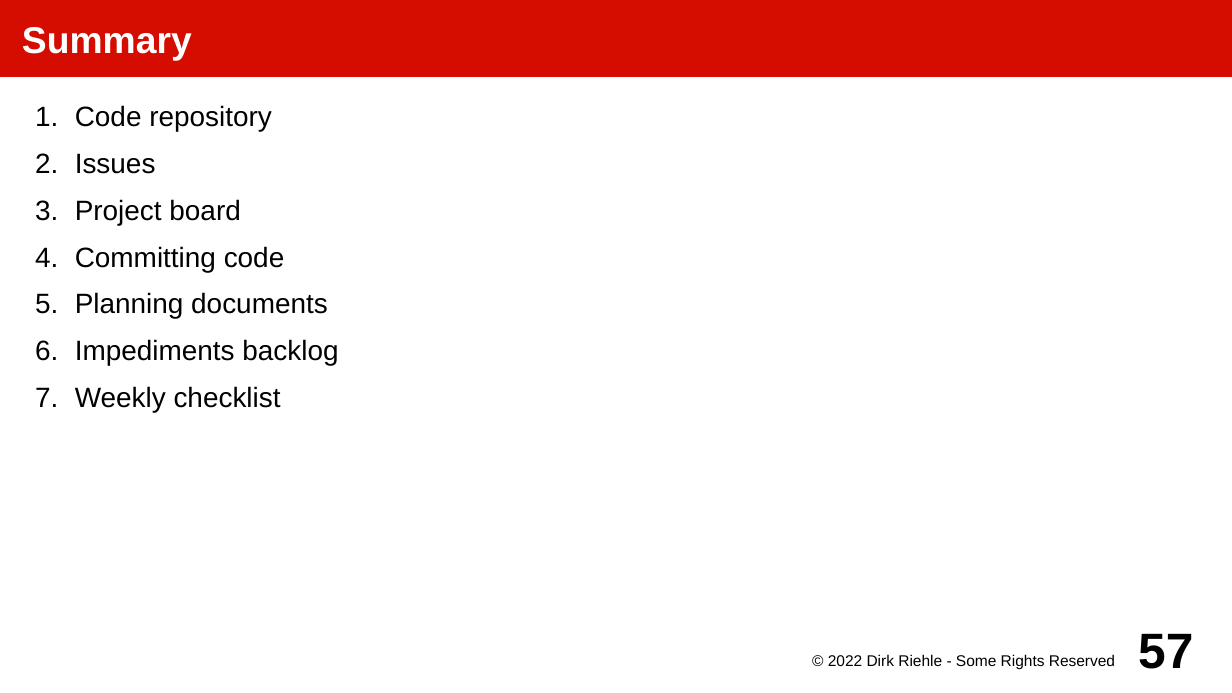
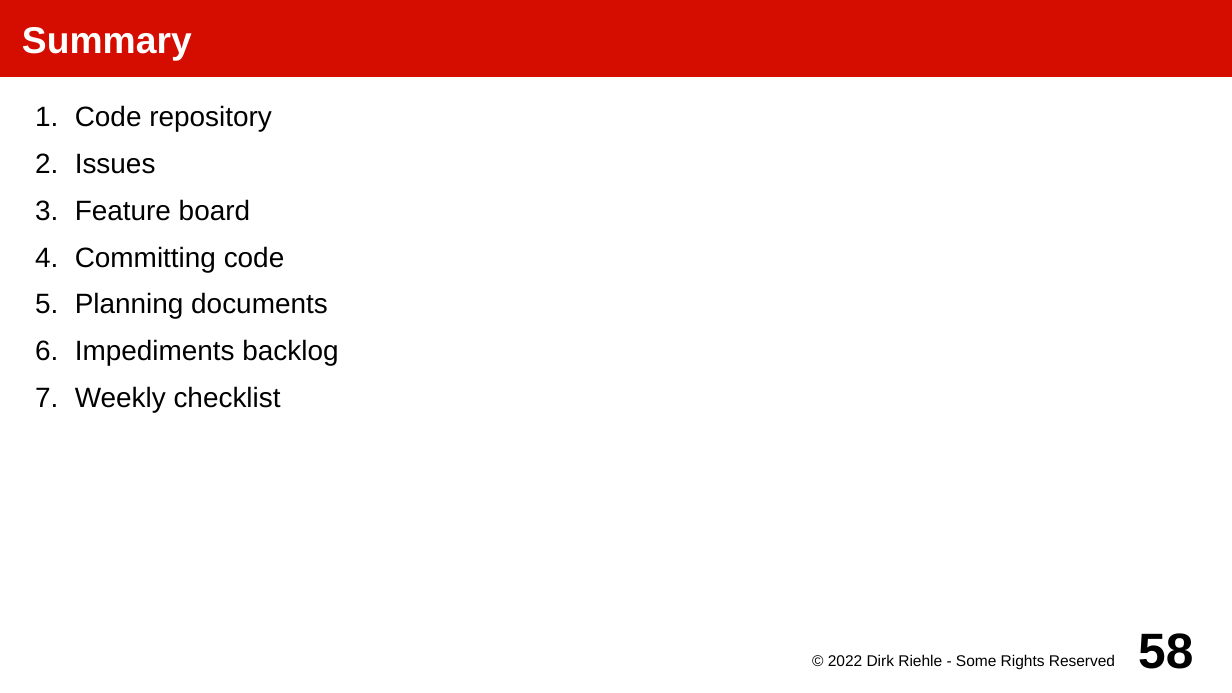
Before and after one commit to dirkriehle/amos-course, a slide deck: slide 58 of Lecture slides/AMOS A02 - Project Setup.odp (slide 57 before the commit). Drawn at 1232x693 pixels with LibreOffice and Linux fonts; fonts in the diff are those of the drawing. Boxes give left, top, right and bottom in pixels: in the first picture for what was removed or moved away, otherwise in the second. Text is boxed around its words. In the diff, an @@ line names an element or a change of style, - is before the commit and + after.

```diff
--- a/Lecture slides/AMOS A02 - Project Setup.odp
+++ b/Lecture slides/AMOS A02 - Project Setup.odp
@@ text at (x1=75, y1=199, x2=250, y2=221): text changed @@
-3. Project board
+3. Feature board
@@ page number at (x1=1138, y1=633, x2=1193, y2=669): text changed @@
-57
+58
```
Also in this commit, not shown: 9 other slides changed, 1 slide added, 3 other files.
